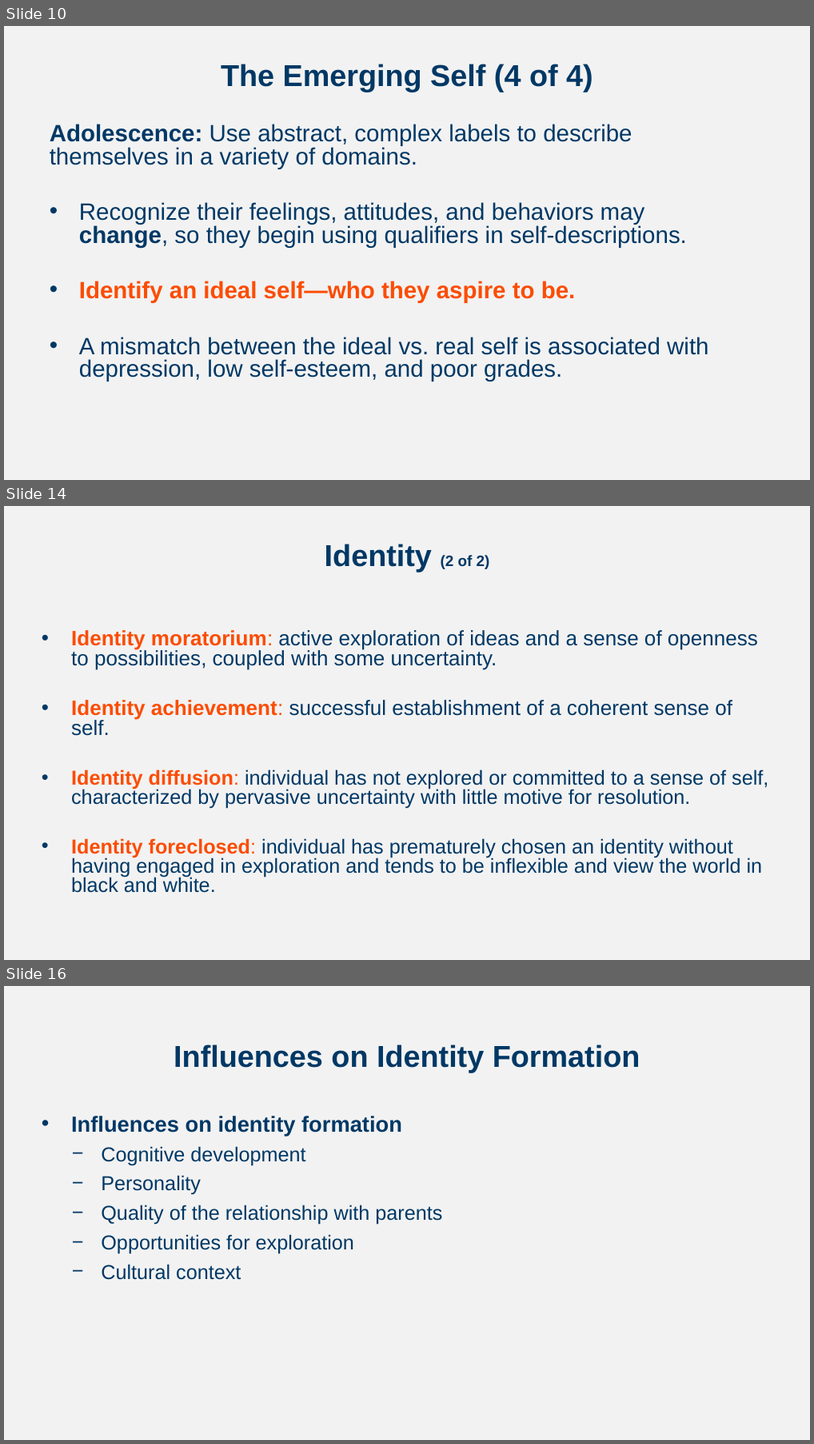
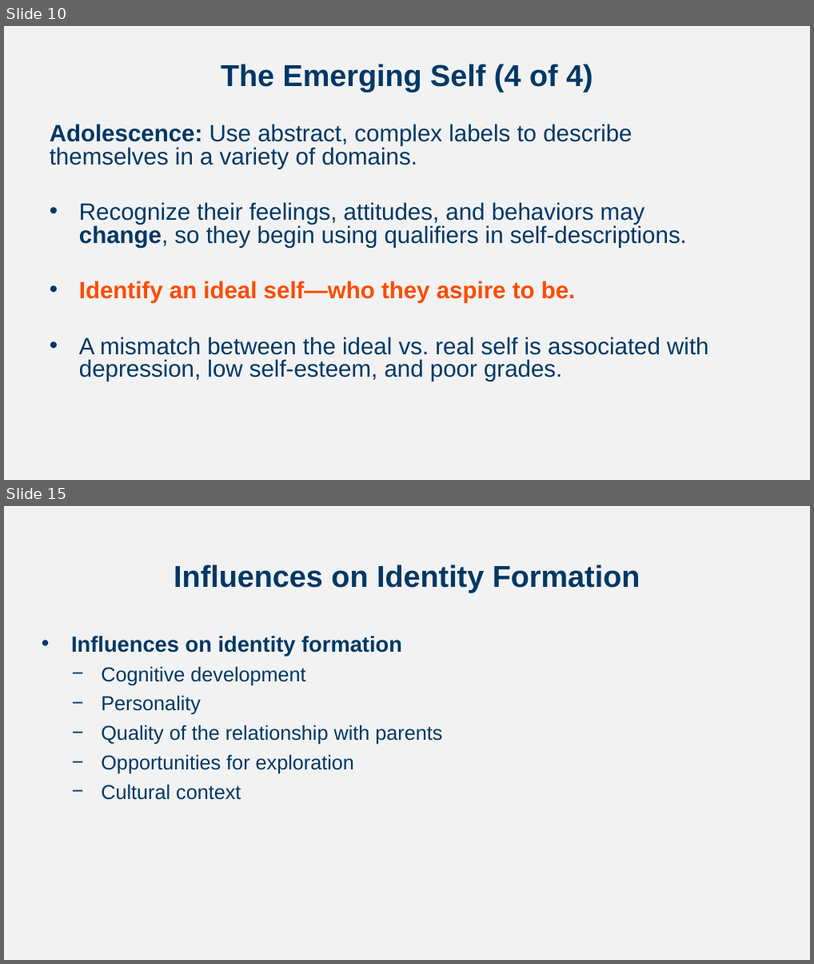
Before and after one commit to npm27/Teaching-Materials, a slide deck: Developmental Fall 23/Slides/Chapter 11.pptx. Shown one above the other, each under a label of ours: slides 10, 14 and 16 before the commit, slides 10 and 15 after it; the slides between them are not shown. The pictures are 814x1444 and 814x964 pixels, drawn with LibreOffice and Linux fonts; fonts in the diff are those of the drawing. Boxes give left, top, right and bottom in pixels: in the first picture for what was removed or moved away, otherwise in the second. Text is boxed around its words. In the diff, an @@ line names an element or a change of style, - is before the commit and + after.

```diff
--- a/Developmental Fall 23/Slides/Chapter 11.pptx
+++ b/Developmental Fall 23/Slides/Chapter 11.pptx
@@ slide 14 removed at (x1=4, y1=506, x2=810, y2=960), background #F2F2F2 @@
@@ title removed at (x1=325, y1=544, x2=490, y2=572) @@
-Identity (2 of 2)
@@ text removed at (x1=71, y1=630, x2=769, y2=892) @@
-• Identity moratorium: active exploration of ideas and a sense of openness to possibilities, coupled with some uncertainty.
-• Identity achievement: successful establishment of a coherent sense of self.
-• Identity diffusion: individual has not explored or committed to a sense of self, characterized by pervasive uncertainty with little motive for resolution.
-• Identity foreclosed: individual has prematurely chosen an identity without having engaged in exploration and tends to be inflexible and view the world in black and white.
@@ what was slide 16 is now slide 15 @@
```
Also in this commit, not shown: 5 slides changed, 2 slides added, 2 other slides removed.
